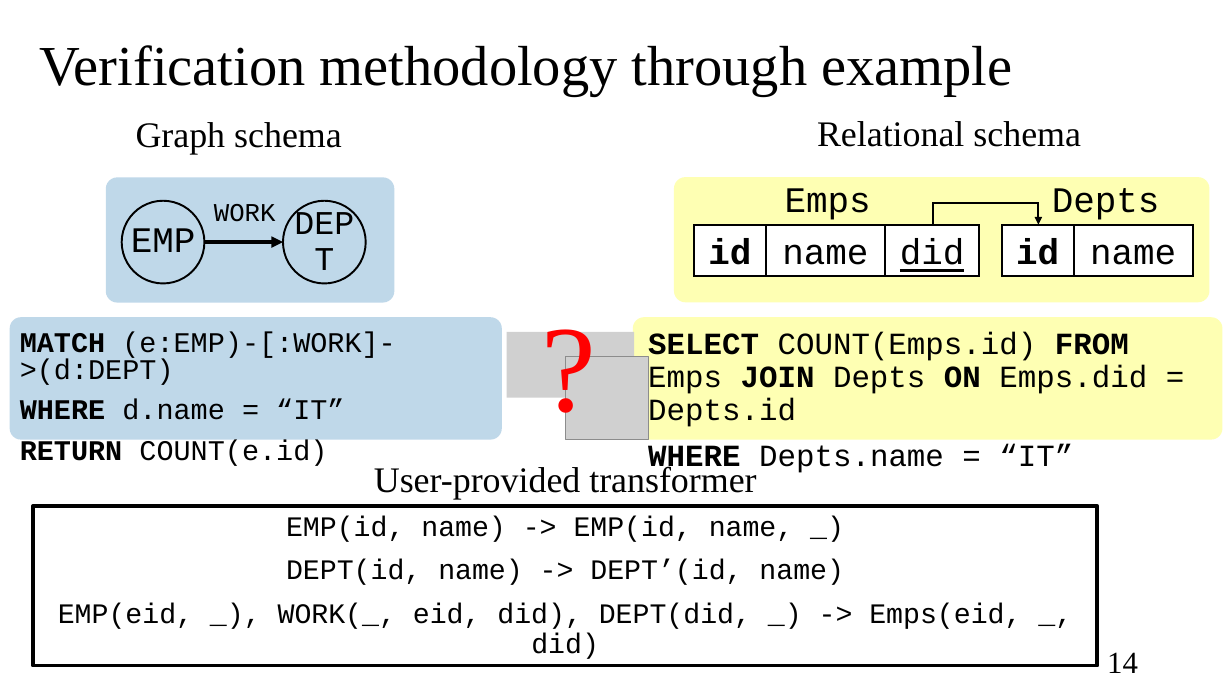
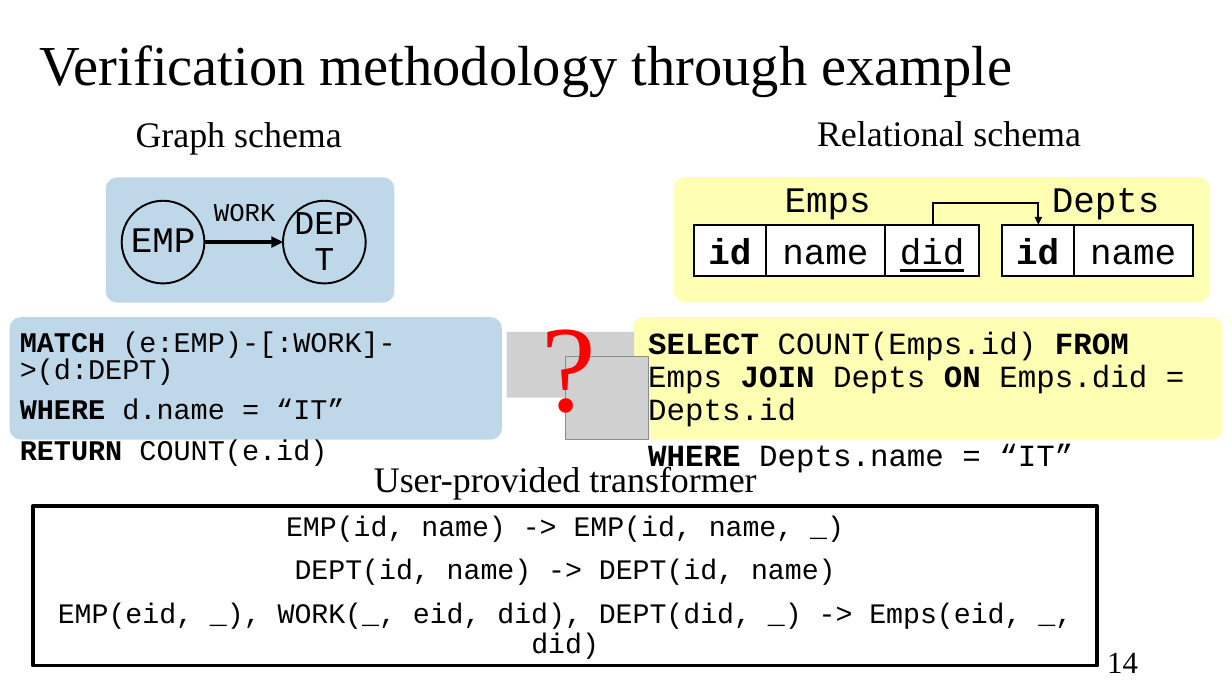
Before and after one commit to whatsmyname/whatsmyname.github.io, a slide deck: slide 15 of assets/files/Graphiti_PLDI25.pptx. Drawn at 1232x693 pixels with LibreOffice and Linux fonts; fonts in the diff are those of the drawing; grey boxes stand for pictures. Boxes give left, top, right and bottom in pixels: in the first picture for what was removed or moved away, otherwise in the second. Text is boxed around its words. In the diff, an @@ line names an element or a change of style, - is before the commit and + after.

Commit message:
fix a typo

```diff
--- a/assets/files/Graphiti_PLDI25.pptx
+++ b/assets/files/Graphiti_PLDI25.pptx
@@ text in rectangle at [295, 559, 836, 585]: text changed @@
-DEPT(id, name) -> DEPT’(id, name)
+DEPT(id, name) -> DEPT(id, name)
```
